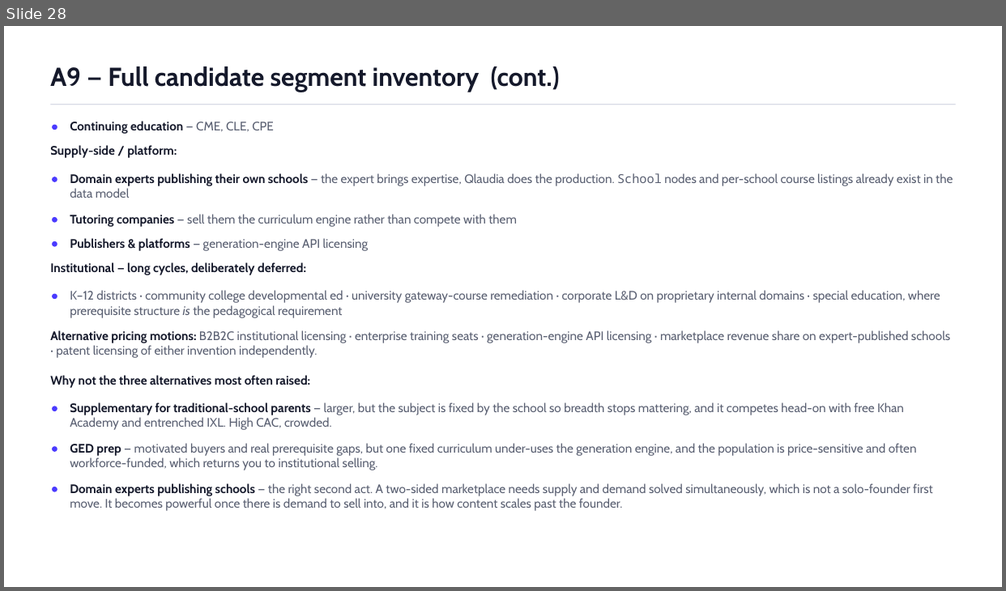
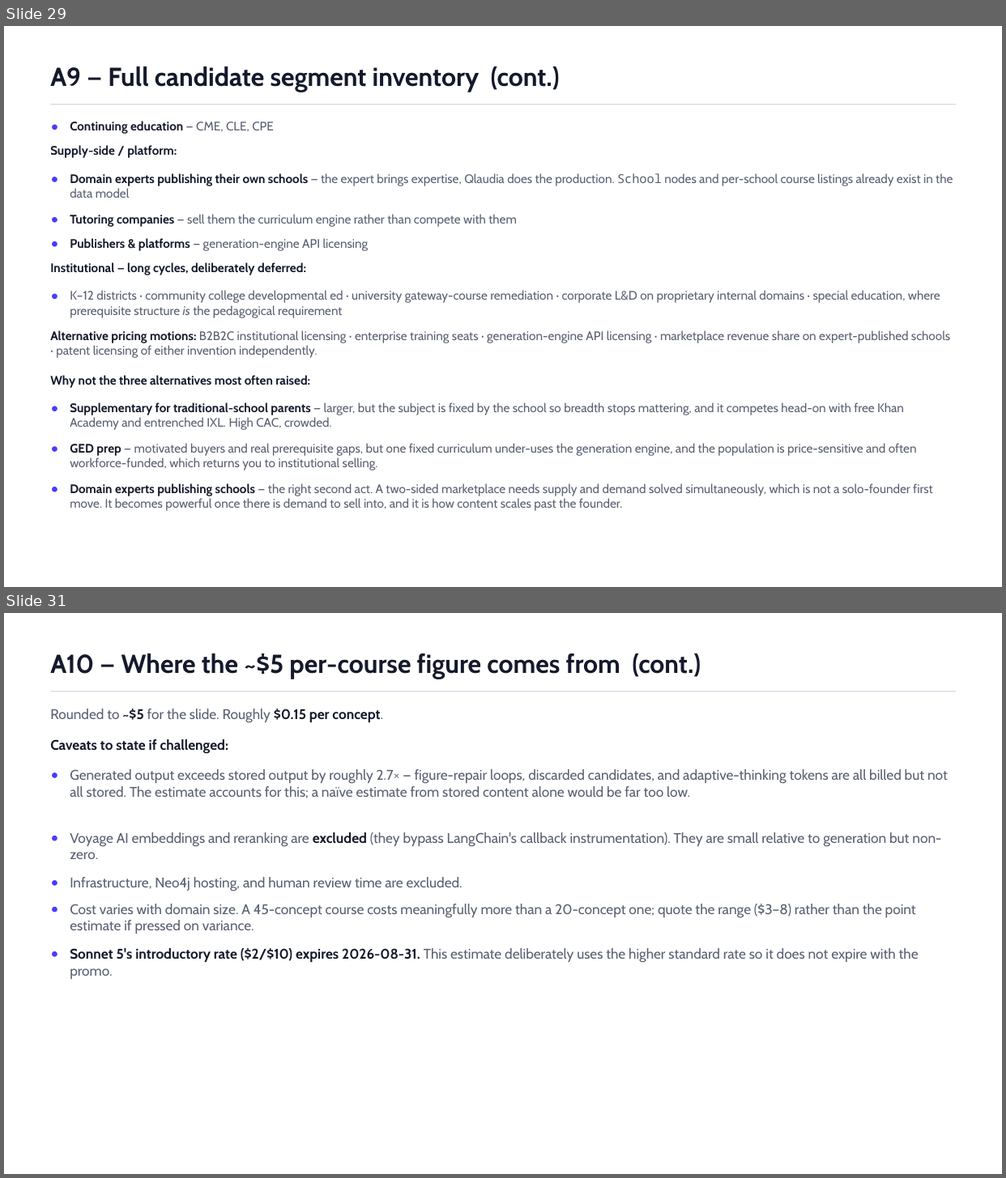
Before and after one commit to ChuckIrvine/qlaudia, a slide deck: pitch_deck/qlaudia_pitch_deck.pptx. Shown one above the other, each under a label of ours: slide 28 before the commit, slides 29 and 31 after it; the slides between them are not shown. The pictures are 1006x591 and 1006x1178 pixels, drawn with LibreOffice and Linux fonts; fonts in the diff are those of the drawing. Boxes give left, top, right and bottom in pixels: in the first picture for what was removed or moved away, otherwise in the second. Text is boxed around its words. In the diff, an @@ line names an element or a change of style, - is before the commit and + after.

```diff
--- a/pitch_deck/qlaudia_pitch_deck.pptx
+++ b/pitch_deck/qlaudia_pitch_deck.pptx
@@ slide 31 added at (4,613,1002,1174), background #FFFFFF @@
@@ text added at (50,653,701,679), 25 pt, text #15192B, bold @@
+A10 — Where the ~$5 per-course figure comes from (cont.)
@@ rectangle added at (50,691,956,692), fill #D8DBE6 @@
@@ text added at (50,709,383,723), 13.5 pt, text #5A6072 @@
+Rounded to ~$5 for the slide. Roughly $0.15 per concept.
@@ text added at (50,739,229,753), 13.5 pt, text #15192B, bold @@
+Caveats to state if challenged:
@@ ellipse added at (52,773,57,777), fill #4A3AFF @@
@@ text added at (70,769,948,798), 13.5 pt, text #5A6072 @@
+Generated output exceeds stored output by roughly 2.7× — figure-repair loops, discarded candidates, and adaptive-thinking tokens are all billed but not all stored. The estimate accounts for this; a naïve estimate from stored content alone would be far too low.
@@ ellipse added at (52,836,57,841), fill #4A3AFF @@
@@ text added at (70,833,941,859), 13.5 pt, text #5A6072 @@
+Voyage AI embeddings and reranking are excluded (they bypass LangChain's callback instrumentation). They are small relative to generation but non-zero.
@@ text added at (70,877,462,892), 13.5 pt, text #5A6072 @@
+Infrastructure, Neo4j hosting, and human review time are excluded.
@@ ellipse added at (52,880,57,885), fill #4A3AFF @@
@@ text added at (70,904,916,934), 13.5 pt, text #5A6072 @@
+Cost varies with domain size. A 45-concept course costs meaningfully more than a 20-concept one; quote the range ($3–8) rather than the point estimate if pressed on variance.
@@ ellipse added at (52,907,57,913), fill #4A3AFF @@
@@ ellipse added at (52,952,57,956), fill #4A3AFF @@
@@ text added at (70,948,918,979), 13.5 pt, text #5A6072 @@
+Sonnet 5's introductory rate ($2/$10) expires 2026-08-31. This estimate deliberately uses the higher standard rate so it does not expire with the promo.
@@ what was slide 28 is now slide 29 @@
```
Also in this commit, not shown: 6 slides changed, 4 other slides added, 2 slides removed, 2 other files.
